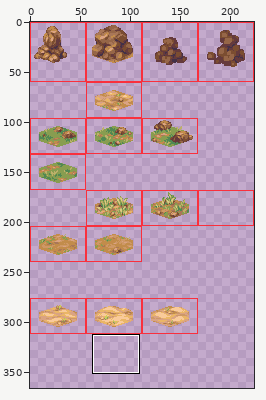
A sprite sheet gets an edit: dist/assets/hex-tile-experiment-tiles.png. The first picture is a wide view before the edit; the outline marks the close-up.
Close-up. Before:
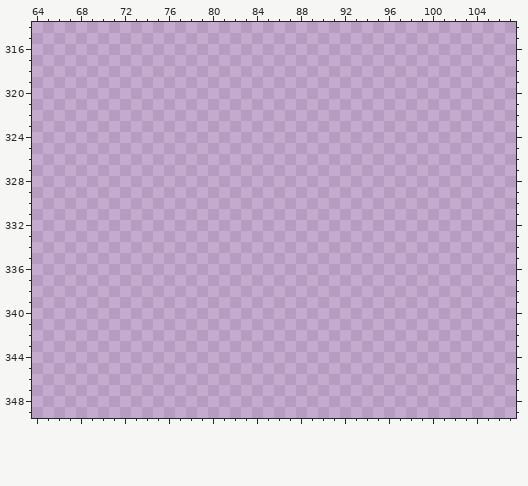
The file is 224x384 pixels. Shown: x 64..107, y 314..349. The wide view leaves out empty margins. The commit also changed other parts of the picture, which this record leaves out.
The result:
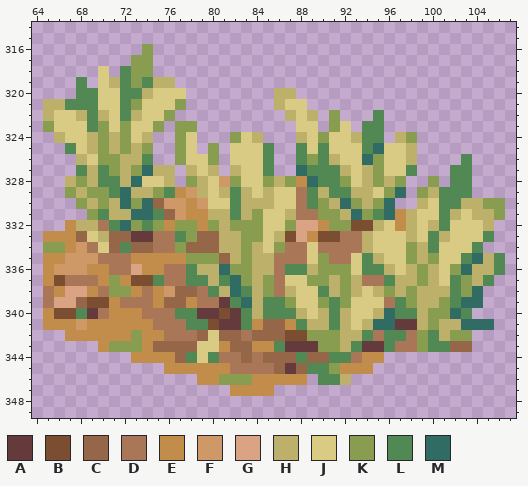
Palette (. is transparent): A #653a3c  B #7b4d31  C #966648  D #a97758  E #c28c4b  F #ce9867  G #daa383  H #bdb06a  J #dacb84  K #889d50  L #518853  M #306b64
Edits made:
Changed rows in their new state; - is an unchanged pixel.
first column x 65:
316 ---------K--------------------------------
317 --------KK--------------------------------
318 -----J-LKK--------------------------------
319 ---L-JHLKLHH------------------------------
320 ---LLJJLLHJJJ--------HH-------------------
321 HHLLLJJLKJJJK--------HJJ------------------
322 HJJHLHJLHJJK----------HJH-K---L-----------
323 KJJJLKJKJJK-KK---------JJ-KJ-LL-----------
324 -HJJHKHKJH--KJ---KJH---HJKJJHLL-HK--------
325 --LJHKHKHK--KJ-K-JJJL--LJLJJJLMJJH--------
326 ---HJKKHHL--KJJK-JJJL--LKLHJJMKJJH----L---
327 ---LHLKHKMHH-HJH-HJJL--MLLLHJHKJJL---LL---
328 --HKHLLHMJJH-KHJFKJJKHKEMLLKJHKHK--K-LL---
329 --KHKKLMHHKLEFHJHLHJHJJDLHLLHHJKM-KHLLL---
330 ---KHKHMKMCFFEFJJLHHHJJDLKHMKHKM--HJLLHHKK
331 ----KLHHMMLCFEEHHLHKJJHDDKKHMKLMEHJJLHJHHK
332 --EHHDLMKLKEKKEKHKKKJJKGGEKKBBHJEHJHLJJJH-
333 EEECJHCCAADDLKCCHHKKJHBGEBBDDHJJJHJLHJJJL-
334 KKEFDJCLCCDDKCCCHHKHJKDDJDDDDHJJJKHLJJJL--
335 EEFFFDDDEEEEEKKKCHKHHDDDJKDDJLHJJKHKJJLMHL
336 EFFFEEDDGEEDDLHHMKKHHDLLHKKKJLLHJHKHJKMHHL
337 EBDDDEKEBBLDDLLHLMKHKDJJKKHKHDDLHHKHJLKHL-
338 DEGGEDKKEDEFCCDLHMLHKDHJJLHKHJHKHKHHHLKM--
339 DGGCBBEDDDECCEDDALMHLLKJJKLKJJJDLKHHKLMM--
340 EBBLADEEEDDDLLAABALHLLLHJHLHJJHMLLHKKML---
341 EEEFEEEEEEDDDLLBAALECCELHHLHJHMMAAHKHHMMM-
342 --EEEEEEKEEDDDCJCCDCCCBBKKKHHLDLLDKLHKK---
343 -----EKKKECCCCJJECCEELAAAKKHLAALDDKLLCC---
344 --------EEEECLJLDDCDCCCLCCLLDEE-----------
345 -----------EEEEEEDDDDCACLLKEEE------------
346 --------------EEKKKEEEEE-LLH--------------
347 -----------------EEEE---------------------
Changed places in both close-ups, as pixel boxes (x1, y1, x2, y2):
added: (43, 44, 505, 396)
